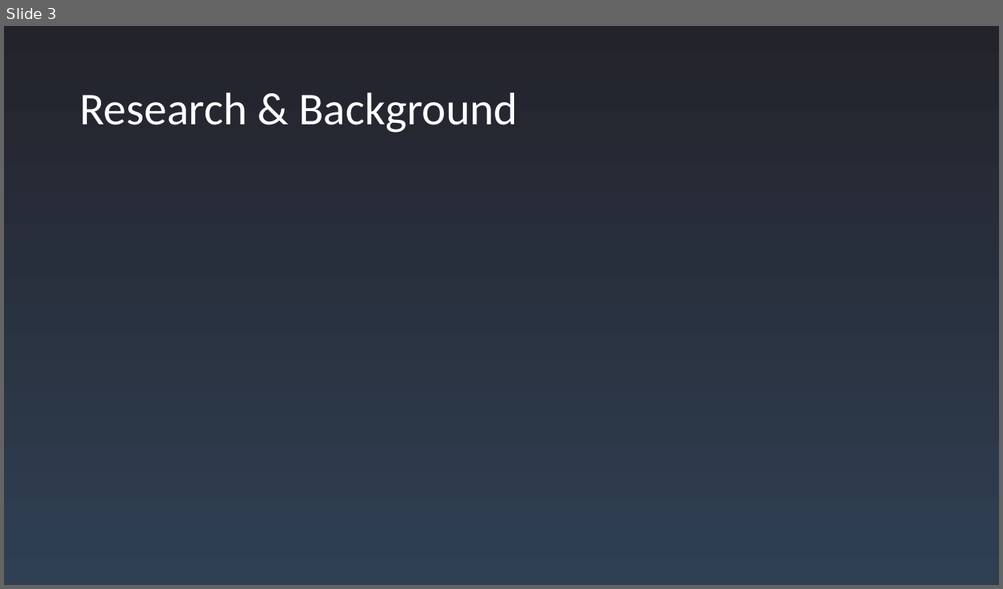
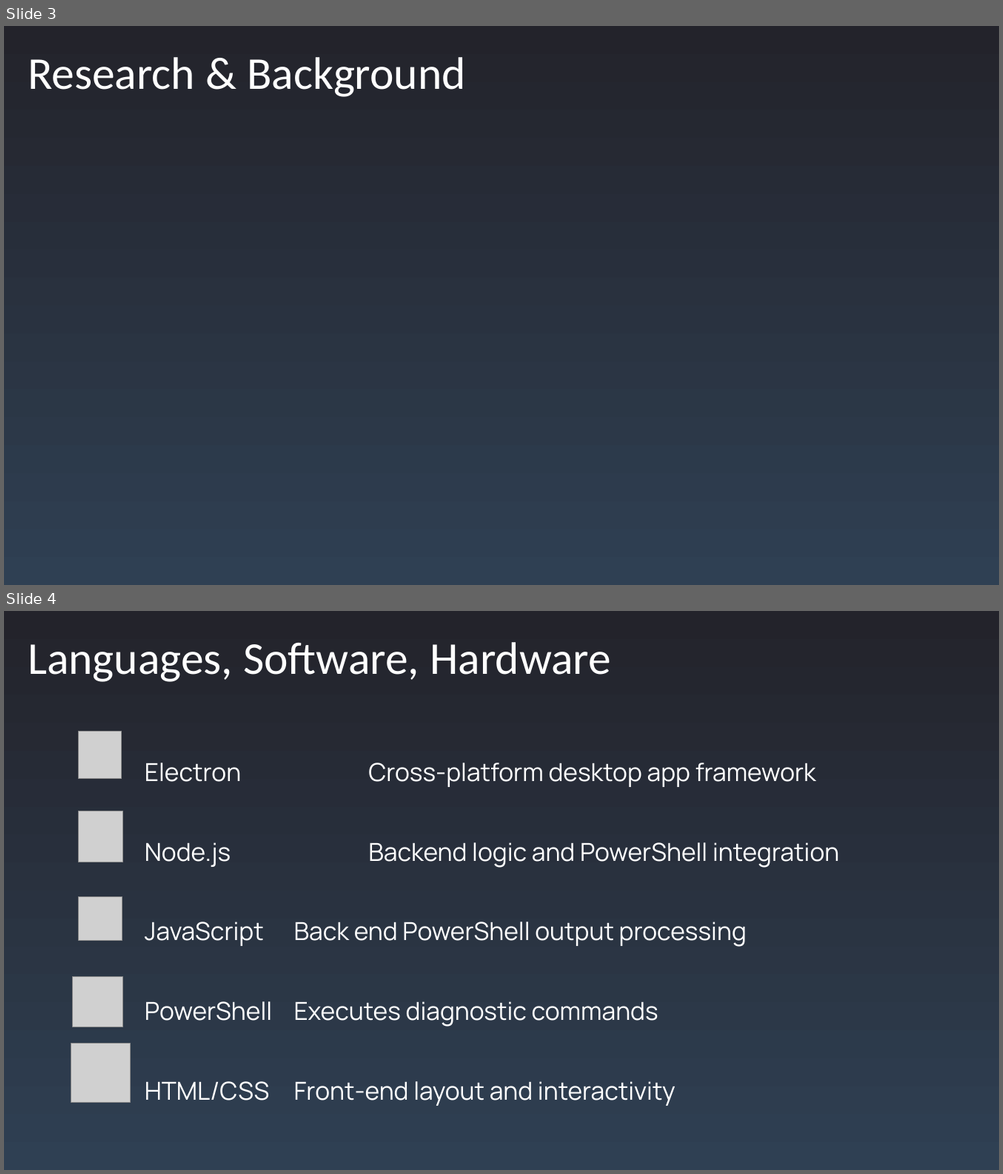
Before and after one commit to CEStrobl/nightwatch, a slide deck: documentation/NightWatch-Presentation.pptx. Shown one above the other, each under a label of ours: slide 3 before the commit, slides 3 and 4 after it. The pictures are 1003x589 and 1003x1174 pixels, drawn with LibreOffice and Linux fonts; fonts in the diff are those of the drawing; grey boxes stand for pictures. Boxes give left, top, right and bottom in pixels: in the first picture for what was removed or moved away, otherwise in the second. Text is boxed around its words. In the diff, an @@ line names an element or a change of style, - is before the commit and + after.

```diff
--- a/documentation/NightWatch-Presentation.pptx
+++ b/documentation/NightWatch-Presentation.pptx
@@ slide 4 added at (x1=4, y1=611, x2=999, y2=1170), background gradient #23232B to #2F4053 @@
@@ title added at (x1=28, y1=642, x2=611, y2=682), 44 pt, text #FFFFFF @@
+Languages, Software, Hardware
@@ picture added at (x1=78, y1=732, x2=121, y2=779) @@
@@ text added at (x1=145, y1=763, x2=839, y2=1106), 24 pt, text #FFFFFF @@
+  Electron Cross-platform desktop app framework
+  Node.js Backend logic and PowerShell integration
+  JavaScript Back end PowerShell output processing
+  PowerShell Executes diagnostic commands
+  HTML/CSS Front-end layout and interactivity
@@ picture added at (x1=78, y1=812, x2=122, y2=863) @@
@@ picture added at (x1=79, y1=897, x2=122, y2=940) @@
@@ picture added at (x1=72, y1=977, x2=122, y2=1028) @@
@@ picture added at (x1=71, y1=1044, x2=130, y2=1102) @@
@@ slide 3 changed as well @@
@@ title "Research & Background" moved from (x1=79, y1=93, x2=518, y2=133) to (x1=28, y1=57, x2=466, y2=97) @@
```
Also in this commit, not shown: 1 other slide changed, 9 other slides added, 1 slide removed.
